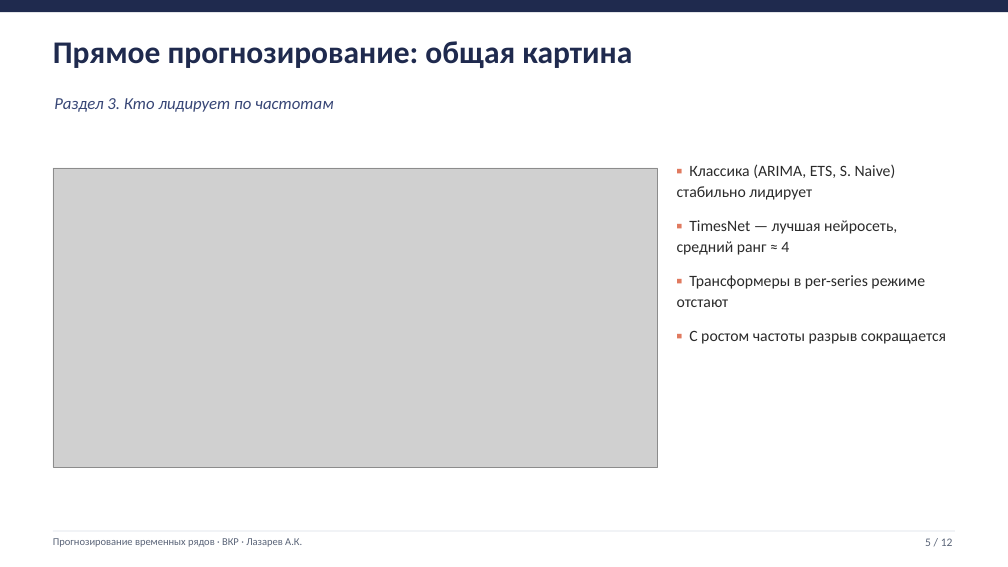
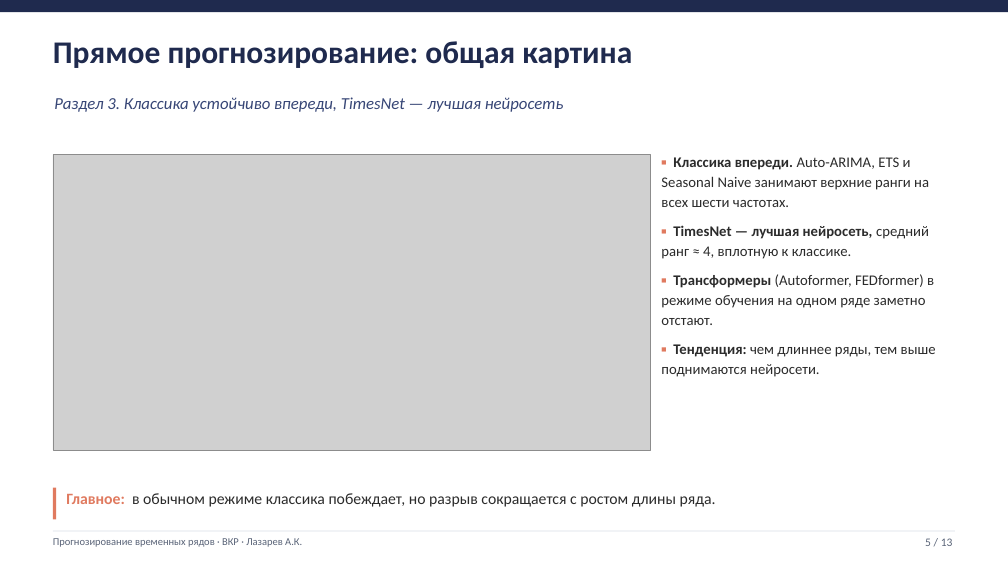
Before and after one commit to Prost444/Hybrid-models-for-TS-processing, a slide deck: slide 5 of docs/Презентация_Лазарев_ВКР.pptx. Drawn at 1008x567 pixels with LibreOffice and Linux fonts; fonts in the diff are those of the drawing; grey boxes stand for pictures. Boxes give left, top, right and bottom in pixels: in the first picture for what was removed or moved away, otherwise in the second. Text is boxed around its words. In the diff, an @@ line names an element or a change of style, - is before the commit and + after.

```diff
--- a/docs/Презентация_Лазарев_ВКР.pptx
+++ b/docs/Презентация_Лазарев_ВКР.pptx
@@ text at [54, 97, 564, 112]: text changed @@
-Раздел 3. Кто лидирует по частотам
+Раздел 3. Классика устойчиво впереди, TimesNet — лучшая нейросеть
@@ picture: place and size @@
-picture at [53, 168, 658, 467]
+picture at [53, 155, 650, 451]
@@ text at [661, 157, 936, 377]: text changed; size 15 to 14 pt @@
-▪ Классика (ARIMA, ETS, S. Naive) стабильно лидирует
-▪ TimesNet — лучшая нейросеть, средний ранг ≈ 4
-▪ Трансформеры в per-series режиме отстают
-▪ С ростом частоты разрыв сокращается
+▪ Классика впереди. Auto-ARIMA, ETS и Seasonal Naive занимают верхние ранги на всех шести частотах.
+▪ TimesNet — лучшая нейросеть, средний ранг ≈ 4, вплотную к классике.
+▪ Трансформеры (Autoformer, FEDformer) в режиме обучения на одном ряде заметно отстают.
+▪ Тенденция: чем длиннее ряды, тем выше поднимаются нейросети.
@@ rectangle added at [53, 488, 56, 520], fill #E07A5F @@
@@ text added at [66, 493, 716, 507], 15 pt, text #2B2B2B @@
+Главное: в обычном режиме классика побеждает, но разрыв сокращается с ростом длины ряда.
```
Also in this commit, not shown: 9 other slides changed, 1 slide added, 4 other files.
